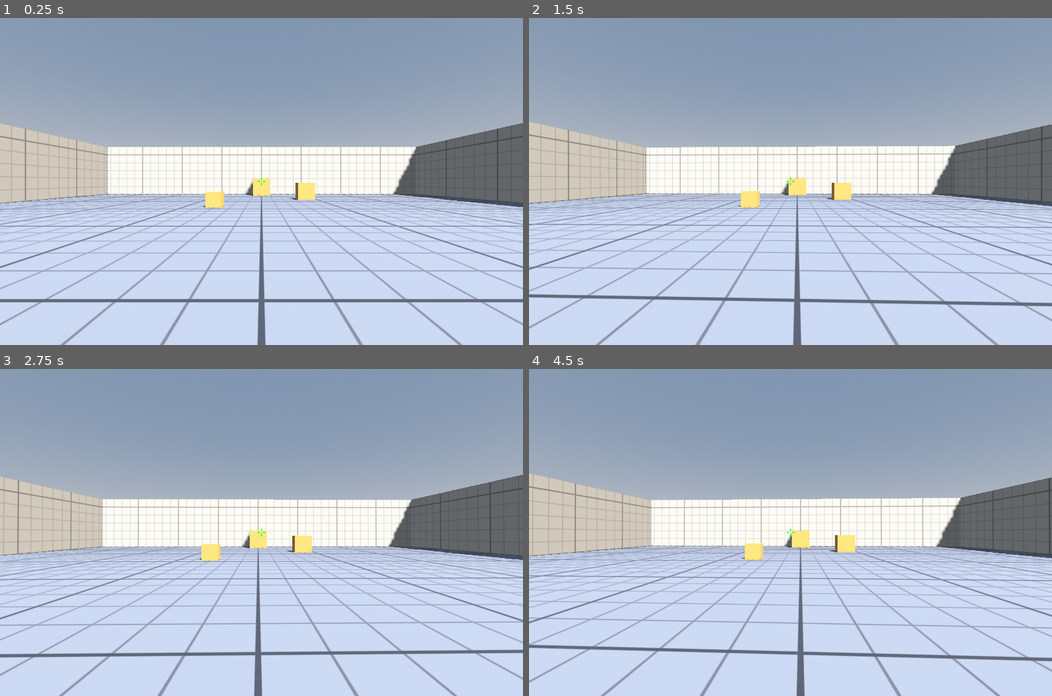
Above: before the commit, frames 1-4 (two rows, left to right).
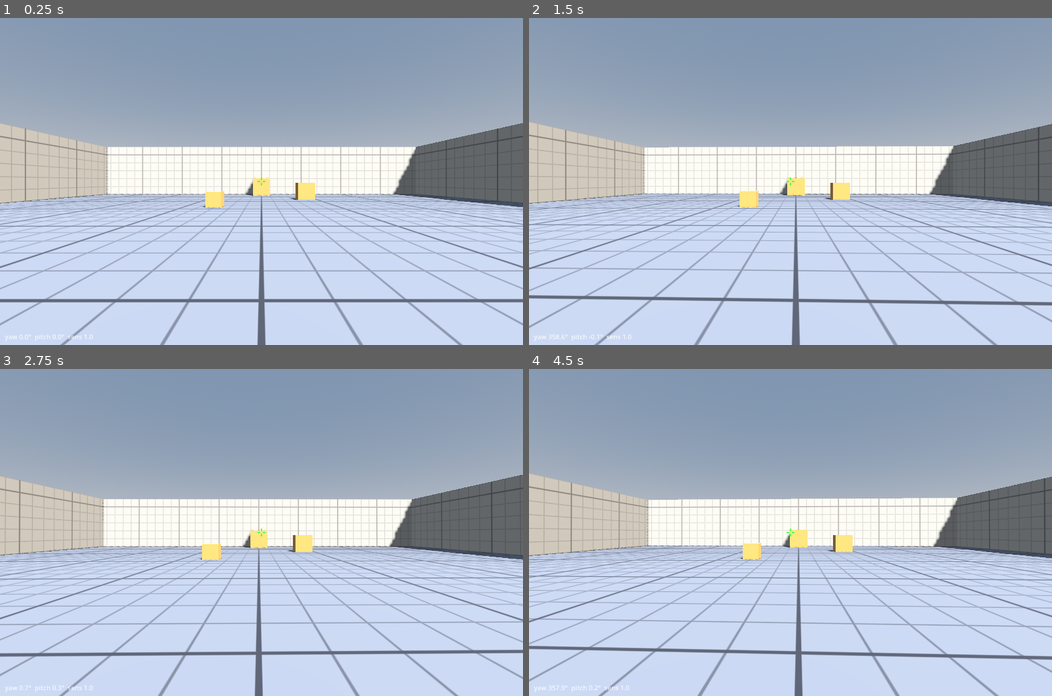
Above: after the commit, the same moments.

Repository: chang814/deploy-lab
Game: Godot game, scene res://scenes/main.tscn
The game is run twice, just before and just after one commit, with the same random seed, the same clock (stepped at 60 frames per second) and the same inputs.
Inputs (mouse positions are in pixels of both pictures, inside the frame that each line leads up to):
- Up to frame 1 (0.25 s): no input
- Up to frame 2 (1.5 s): tap Enter at 0.5 s; move the mouse to (816, 181) at 0.52 s; tap C at 0.6 s; click (816, 181) at 0.67 s; tap Space at 1.25 s; move the mouse to (764, 181) at 1.27 s; tap N at 1.35 s; click (764, 181) at 1.42 s
- Up to frame 3 (2.75 s): tap Enter at 2 s; move the mouse to (271, 525) at 2.02 s; tap Z at 2.1 s; click (271, 525) at 2.17 s
- Up to frame 4 (4.5 s): tap Space at 2.75, 4.25 s; move the mouse to (785, 539) at 2.77 s; tap F at 2.85 s; click (785, 539) at 2.92 s; tap Enter at 3.5 s; move the mouse to (827, 535) at 3.52 s; tap C at 3.6 s; click (827, 535) at 3.67 s; move the mouse to (748, 529) at 4.27 s; tap N at 4.35 s; click (748, 529) at 4.42 s

The runs differ from the first frame. In frame 1, less than 0.1% of the frame differs, in the area x 1-18%, y 96-99%; in frame 2, 5.4%; in frame 3, 5.6%; in frame 4, 7.8%, in the area x 0-100%, y 31-100%.

Commit message:
feat(v0.1): fullscreen window, sensitivity 1.0, on-screen yaw/pitch readout
- Fullscreen (borderless) by default so screen-space motion matches the player's CS2 setup
- Default sensitivity 1.0 (the player's CS2 value)
- Bottom-left readout of yaw/pitch/sensitivity for 360-degree distance checks

Refs #35.
Agent: claude

Diff:
--- a/data/player/settings.json
+++ b/data/player/settings.json
@@ -1,4 +1,4 @@
 {
 	"_comment": "玩家设置。把 sensitivity 改成你在 CS2 里的灵敏度（控制台输入 sensitivity 可查看）。之后会改为自动从 CS2 cfg 只读导入（Issue #37）。",
-	"sensitivity": 1.25
+	"sensitivity": 1.0
 }
--- a/project.godot
+++ b/project.godot
@@ -19,3 +19,4 @@
 window/size/viewport_width=1280
 window/size/viewport_height=800
 window/vsync/vsync_mode=0
+window/size/mode=3
--- a/src/game/crosshair.gd
+++ b/src/game/crosshair.gd
@@ -17,3 +17,15 @@
 	var c: Vector2 = size / 2.0
 	for dir: Vector2 in [Vector2.RIGHT, Vector2.LEFT, Vector2.UP, Vector2.DOWN]:
 		draw_line(c + dir * GAP_PX, c + dir * (GAP_PX + LENGTH_PX), COLOR, THICKNESS_PX)
+	# 左下角显示朝向（用于「转一圈要移动多少厘米」的对比测试）
+	var look: FpsLook = get_tree().current_scene.get_node_or_null("Player") as FpsLook if is_inside_tree() else null
+	if look != null:
+		var text: String = "yaw %.1f°  pitch %.1f°  sens %s" % [
+			fposmod(look.yaw_deg, 360.0), look.pitch_deg,
+			str(look.settings.sensitivity) if look.settings != null else "?"]
+		draw_string(get_theme_default_font(), Vector2(12.0, size.y - 14.0), text,
+			HORIZONTAL_ALIGNMENT_LEFT, -1.0, 16, Color(1, 1, 1, 0.8))
+
+
+func _process(_delta: float) -> void:
+	queue_redraw()
